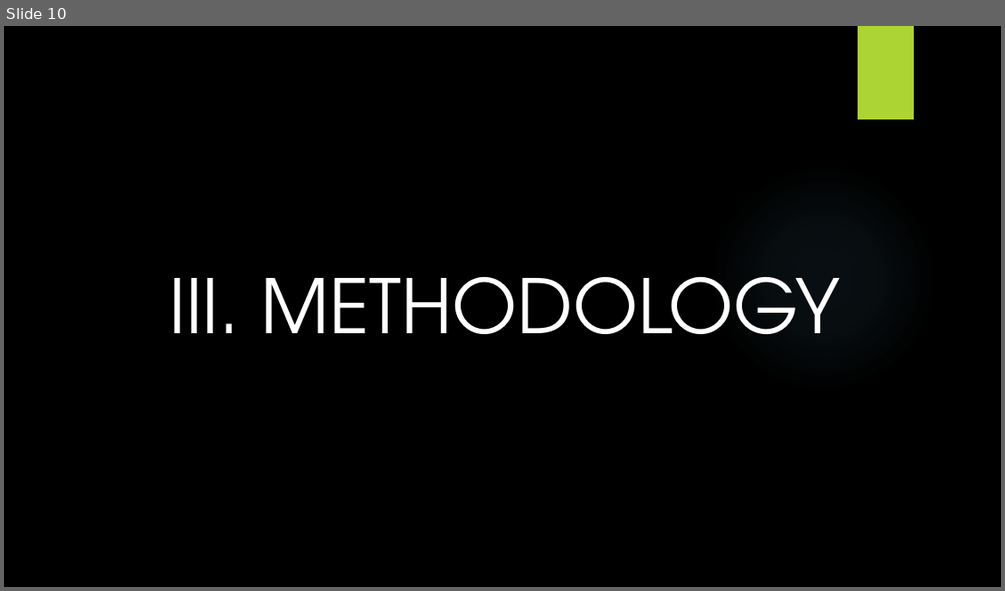
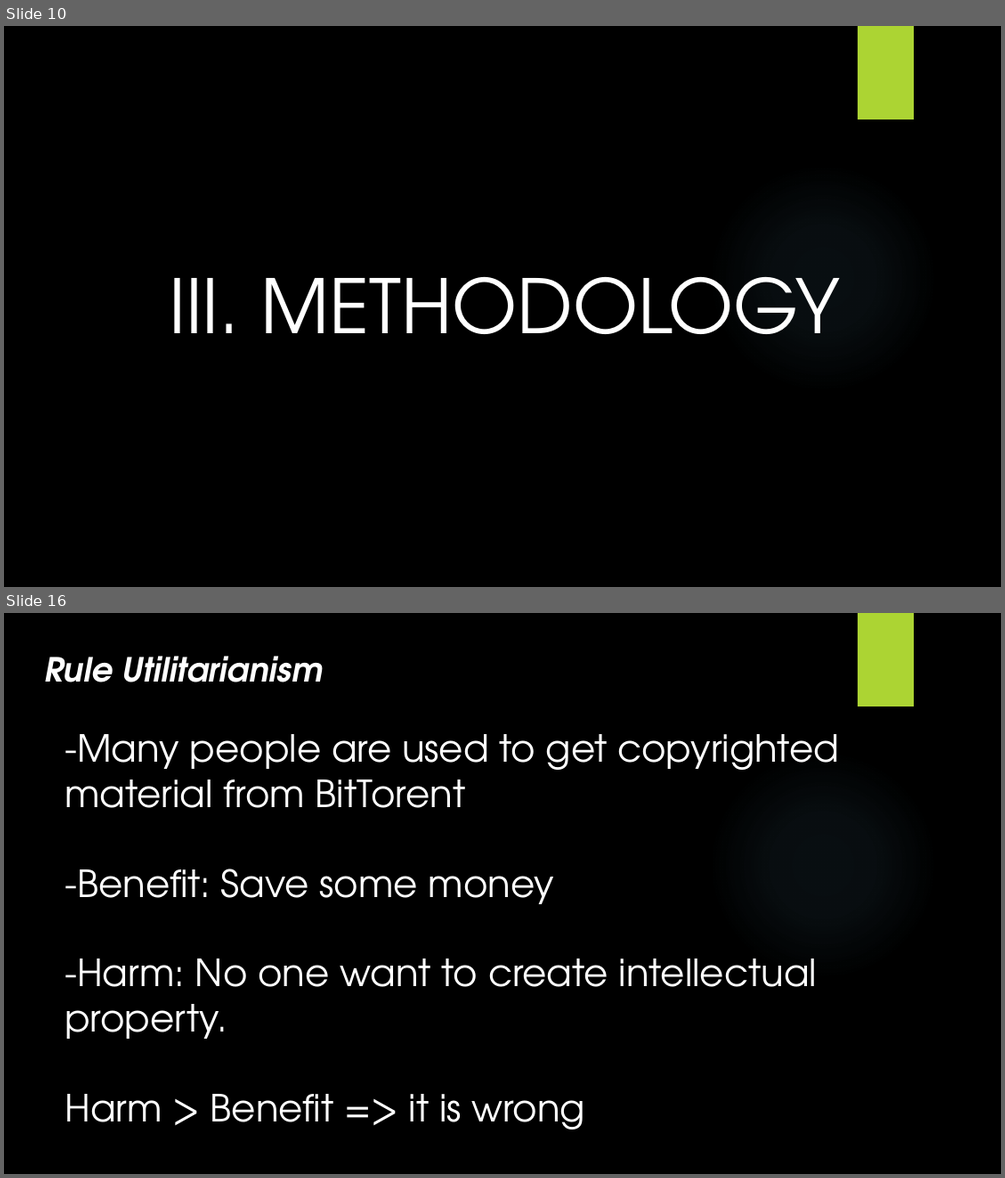
Before and after one commit to ttpro1995/ethics_final_latex, a slide deck: 1351040_1351030.pptx. Shown one above the other, each under a label of ours: slide 10 before the commit, slides 10 and 16 after it; the slides between them are not shown. The pictures are 1005x591 and 1005x1178 pixels, drawn with LibreOffice and Linux fonts; fonts in the diff are those of the drawing; background and template pictures are left out. Boxes give left, top, right and bottom in pixels: in the first picture for what was removed or moved away, otherwise in the second. Text is boxed around its words. In the diff, an @@ line names an element or a change of style, - is before the commit and + after.

```diff
--- a/1351040_1351030.pptx
+++ b/1351040_1351030.pptx
@@ slide 16 added at (4,613,1001,1174), background picture (left out); not listed: 2 template elements that a slide beside it also shows @@
@@ text added at (44,656,323,682), 32 pt, text #FFFFFF, bold, italic @@
+Rule Utilitarianism
@@ text added at (65,734,839,1129), 36 pt, text #FFFFFF @@
+-Many people are used to get copyrighted material from BitTorent
+-Benefit: Save some money
+-Harm: No one want to create intellectual property.
+Harm > Benefit => it is wrong
```
Also in this commit, not shown: 1 slide changed, 6 other slides added, 1 slide removed, 8 other files.
